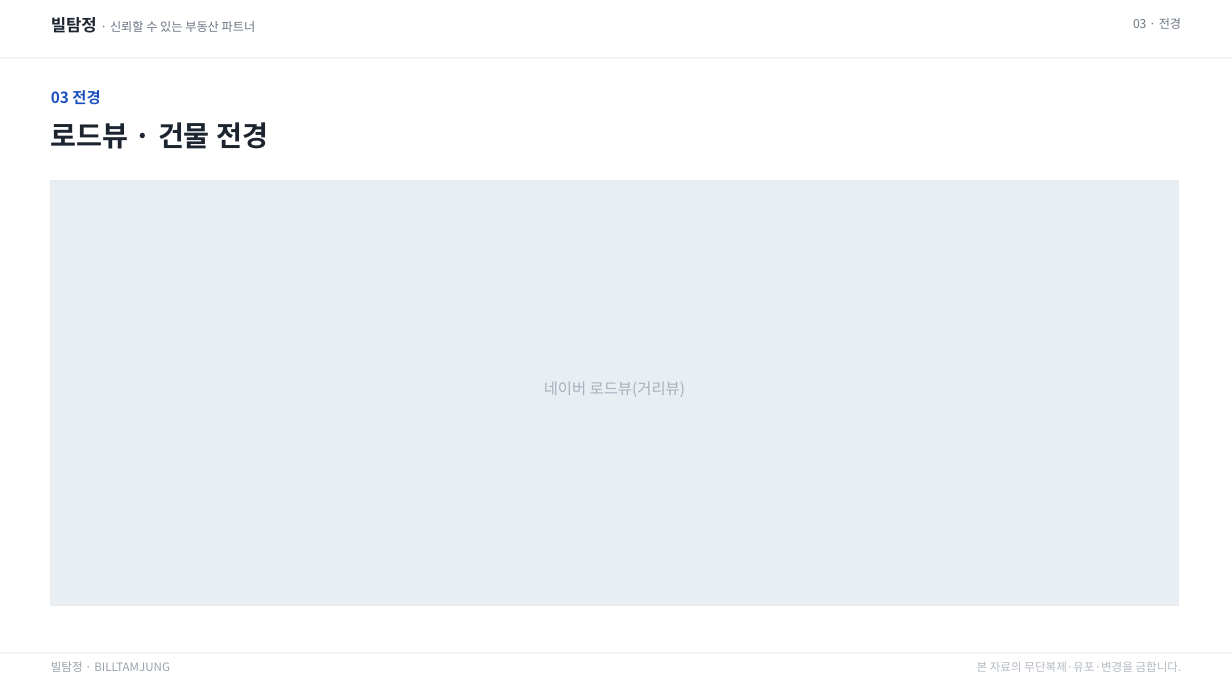
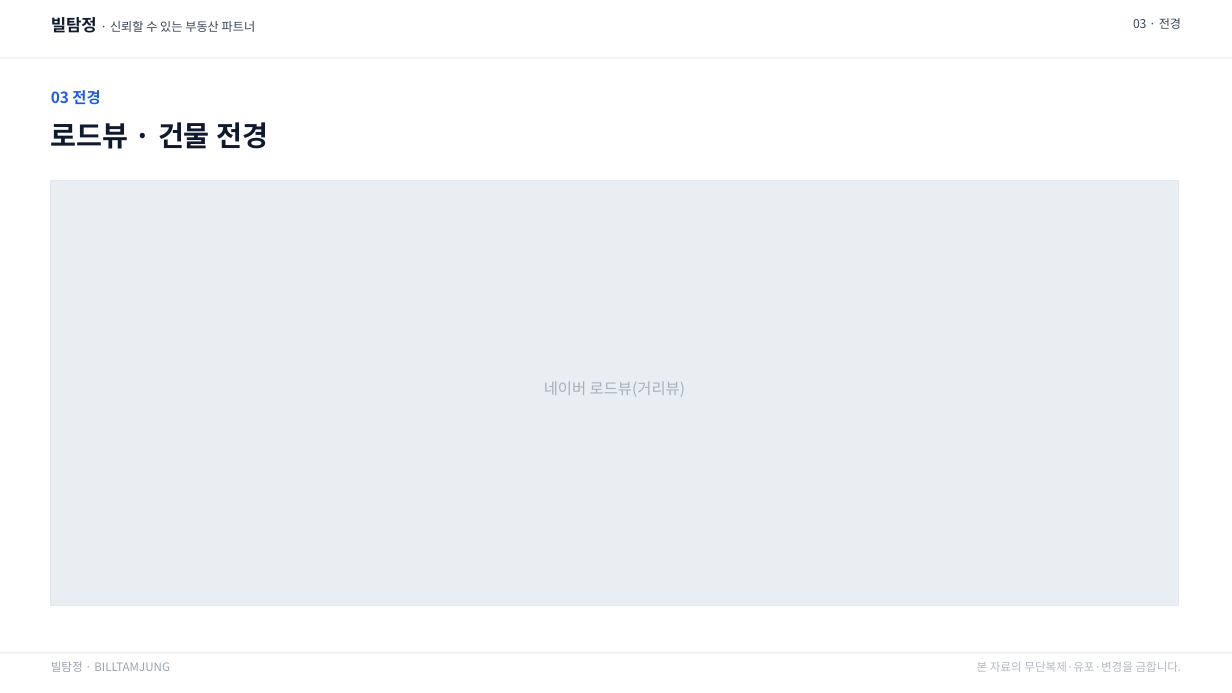
Before and after one commit to lsu7202/billtamjung, a slide deck: slide 4 of specs/02-screens/_mockups/브리핑.pptx. Drawn at 1232x693 pixels with LibreOffice and Linux fonts; fonts in the diff are those of the drawing. Boxes give left, top, right and bottom in pixels: in the first picture for what was removed or moved away, otherwise in the second. Text is boxed around its words. In the diff, an @@ line names an element or a change of style, - is before the commit and + after.

```diff
--- a/specs/02-screens/_mockups/브리핑.pptx
+++ b/specs/02-screens/_mockups/브리핑.pptx
@@ text "빌탐정 · 신뢰할 수 있는 ..." at [51,17,256,33]: text colour #1C2430 to #0F1A2E in "빌탐정"; text colour #6B7684 to #3A4657 in "· 신뢰할 수 있는 부동산 파트너" @@
@@ text "03 · 전경" at [1133,18,1181,29]: text colour #6B7684 to #3A4657 @@
@@ text "03 전경" at [51,90,100,105]: text colour #1A4FC0 to #1E5AF0 @@
```
Also in this commit, not shown: 6 other slides changed, 39 other files.
